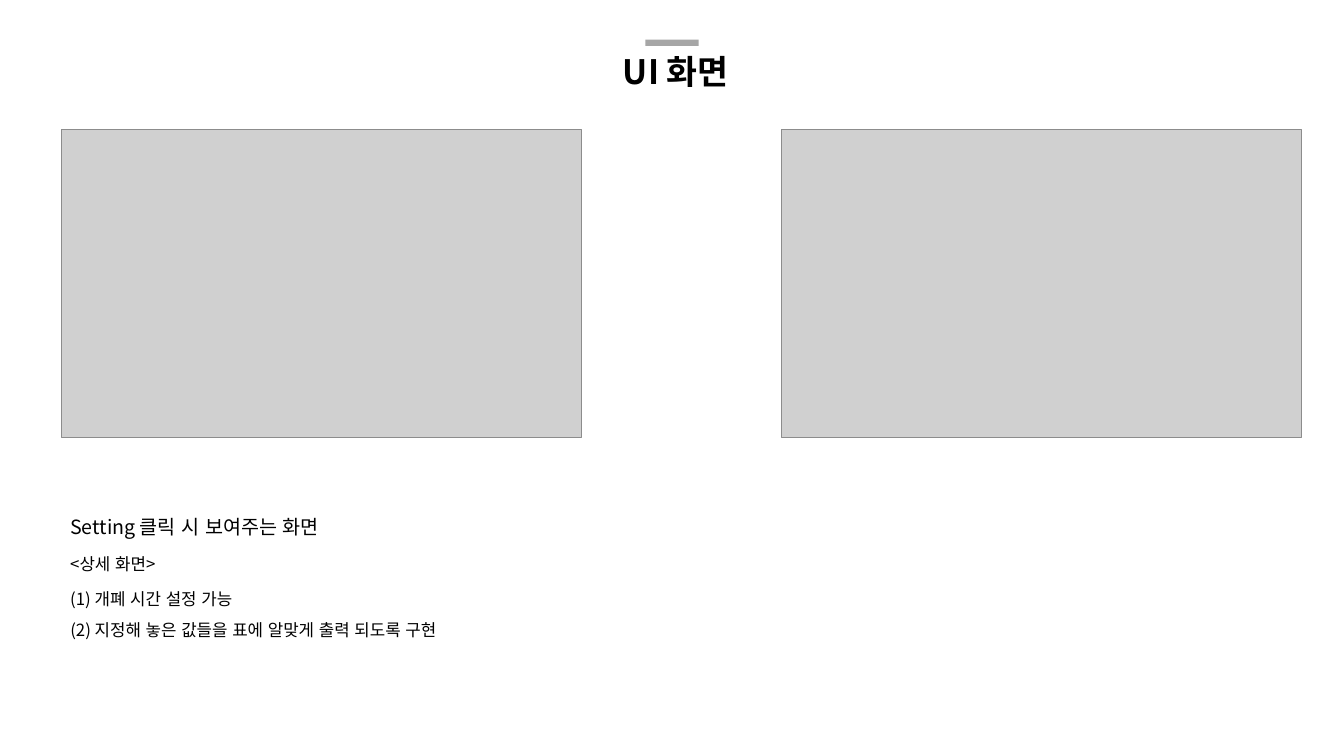
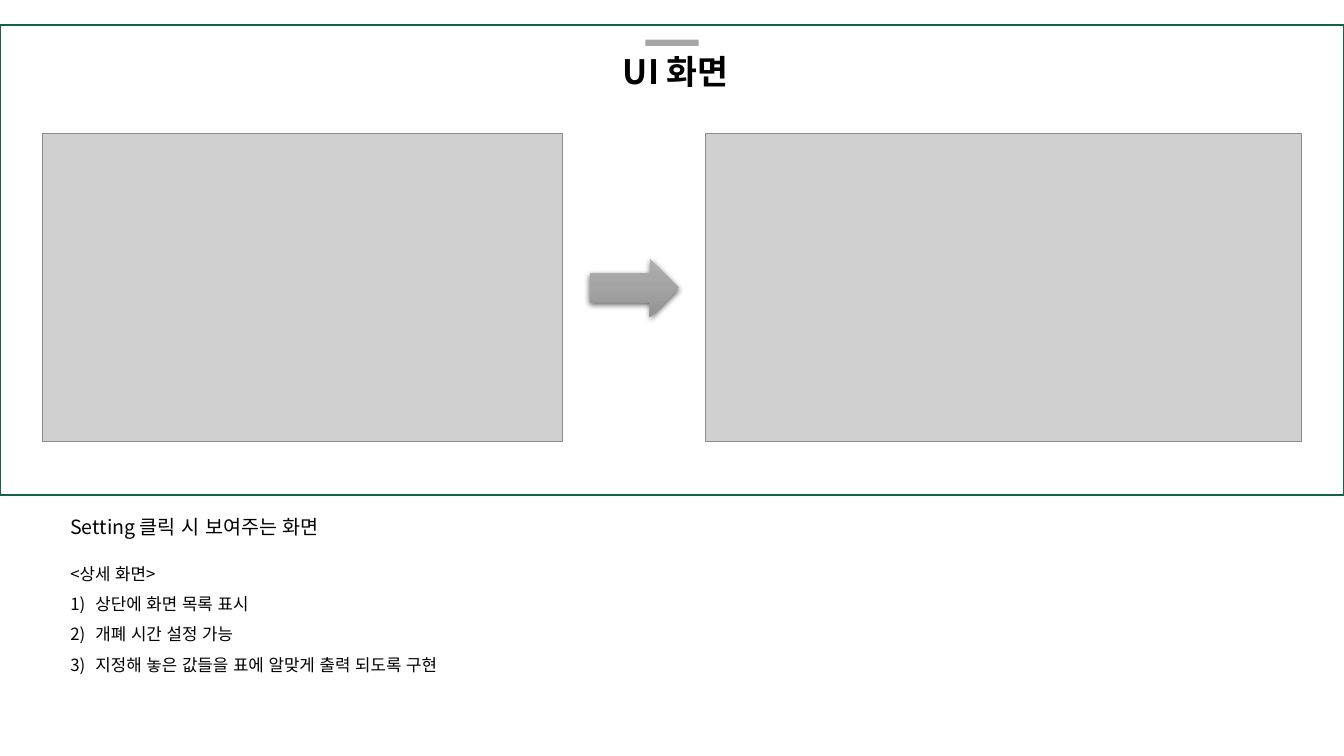
Before and after one commit to ssufunny/Internship-2022Winter, a slide deck: slide 6 of ubifarm.pptx. Drawn at 1344x756 pixels with LibreOffice and Linux fonts; fonts in the diff are those of the drawing; grey boxes stand for pictures. Boxes give left, top, right and bottom in pixels: in the first picture for what was removed or moved away, otherwise in the second. Text is boxed around its words. In the diff, an @@ line names an element or a change of style, - is before the commit and + after.

```diff
--- a/ubifarm.pptx
+++ b/ubifarm.pptx
@@ rectangle added at (0, 24, 1344, 494), outline #126447 1.5 pt @@
@@ picture: place and size @@
-picture at (62, 129, 582, 438)
+picture at (43, 134, 564, 443)
@@ picture: place and size @@
-picture at (781, 129, 1302, 437)
+picture at (706, 134, 1302, 443)
@@ right arrow added at (590, 259, 679, 318), fill gradient #AFAFAF to #A5A5A5 to #939393 @@
@@ text at (70, 566, 437, 673): text changed @@
-(2) 지정해 놓은 값들을 표에 알맞게 출력 되도록 구현
+<상세 화면>
+1) 상단에 화면 목록 표시
+2) 개폐 시간 설정 가능
+3) 지정해 놓은 값들을 표에 알맞게 출력 되도록 구현
@@ text removed at (70, 556, 155, 572) @@
-<상세 화면>
@@ text removed at (70, 591, 232, 608) @@
-(1) 개폐 시간 설정 가능
```
Also in this commit, not shown: 4 other slides changed, 1 slide removed.
